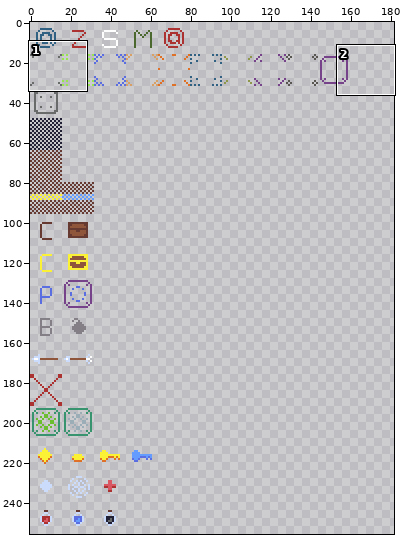
Sprite sheet, stored at Adventurer - Simple Roguelite/resources/spritesheet_simple.png. Above, an overview of the earlier version with the close-up marked.
Close-up. Earlier state:
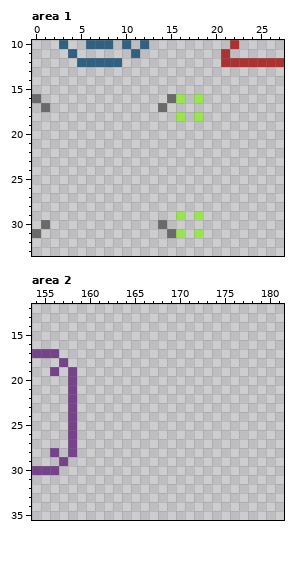
The file is 256x256 pixels. Shown: area 1: x 0..27, y 10..33; area 2: x 154..181, y 12..35. The wide view leaves out empty margins.
New version:
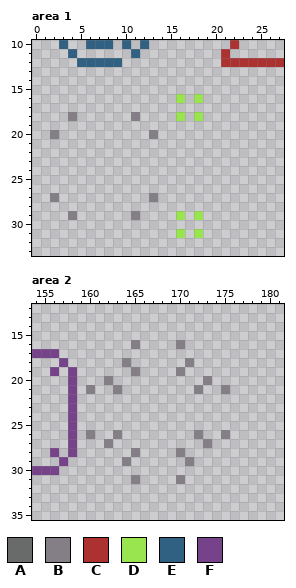
Palette (. is transparent): A #696a6a  B #847e87  C #ac3232  D #99e550  E #306082  F #76428a
Author's note on the commit: new sprites, added keyInput toggle.
The exact change:
{"where": "area 1"}
{"y":16,"x":0,"old":"A","new":"."}
{"y":16,"x":15,"old":"A","new":"."}
{"y":17,"x":1,"old":"A","new":"."}
{"y":17,"x":14,"old":"A","new":"."}
{"y":18,"x":4,"old":".","new":"B"}
{"y":18,"x":11,"old":".","new":"B"}
{"y":20,"x":2,"old":".","new":"B"}
{"y":20,"x":13,"old":".","new":"B"}
{"y":27,"x":2,"old":".","new":"B"}
{"y":27,"x":13,"old":".","new":"B"}
{"y":29,"x":4,"old":".","new":"B"}
{"y":29,"x":11,"old":".","new":"B"}
{"y":30,"x":1,"old":"A","new":"."}
{"y":30,"x":14,"old":"A","new":"."}
{"y":31,"x":0,"old":"A","new":"."}
{"y":31,"x":15,"old":"A","new":"."}
{"where": "area 2"}
{"y":16,"x":165,"old":".","new":"B"}
{"y":16,"x":170,"old":".","new":"B"}
{"y":18,"x":164,"old":".","new":"B"}
{"y":18,"x":171,"old":".","new":"B"}
{"y":19,"x":165,"old":".","new":"B"}
{"y":19,"x":170,"old":".","new":"B"}
{"y":20,"x":162,"old":".","new":"B"}
{"y":20,"x":173,"old":".","new":"B"}
{"y":21,"x":160,"old":".","new":"B"}
{"y":21,"x":163,"old":".","new":"B"}
{"y":21,"x":172,"old":".","new":"B"}
{"y":21,"x":175,"old":".","new":"B"}
{"y":26,"x":160,"old":".","new":"B"}
{"y":26,"x":163,"old":".","new":"B"}
{"y":26,"x":172,"old":".","new":"B"}
{"y":26,"x":175,"old":".","new":"B"}
{"y":27,"x":162,"old":".","new":"B"}
{"y":27,"x":173,"old":".","new":"B"}
{"y":28,"x":165,"old":".","new":"B"}
{"y":28,"x":170,"old":".","new":"B"}
{"y":29,"x":164,"old":".","new":"B"}
{"y":29,"x":171,"old":".","new":"B"}
{"y":31,"x":165,"old":".","new":"B"}
{"y":31,"x":170,"old":".","new":"B"}
{"label":"changed","picture_box":[32,94,77,139]}
{"label":"changed","picture_box":[131,94,176,139]}
{"label":"changed","picture_box":[32,193,77,238]}
{"label":"changed","picture_box":[131,193,176,238]}
{"label":"added","picture_box":[86,340,140,484]}
{"label":"added","picture_box":[176,340,230,484]}
